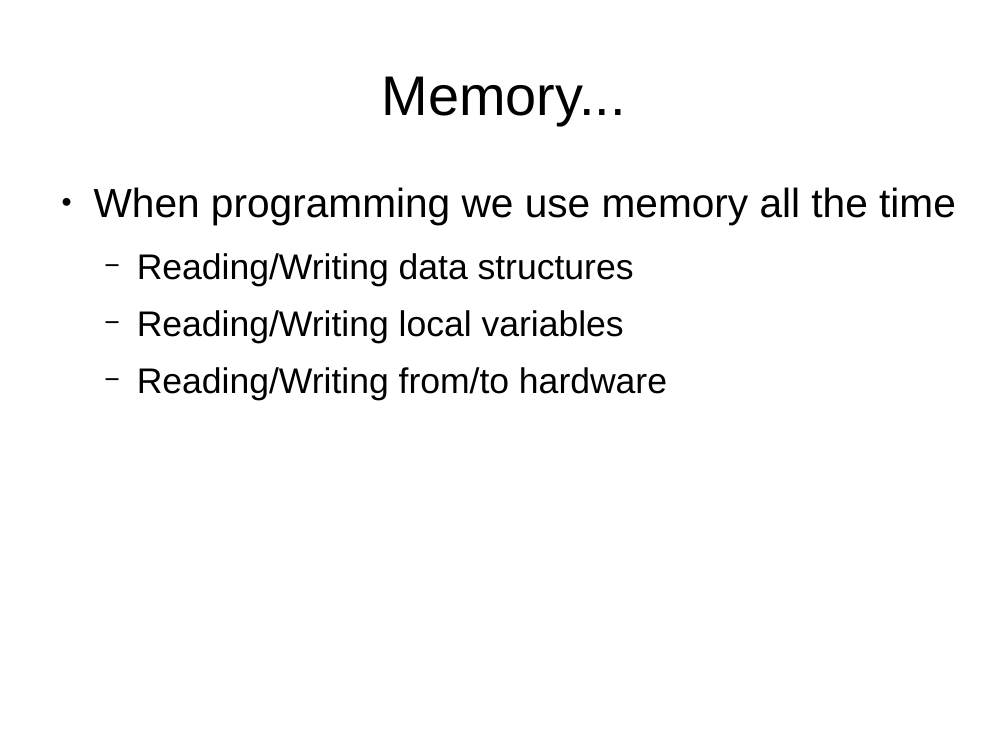
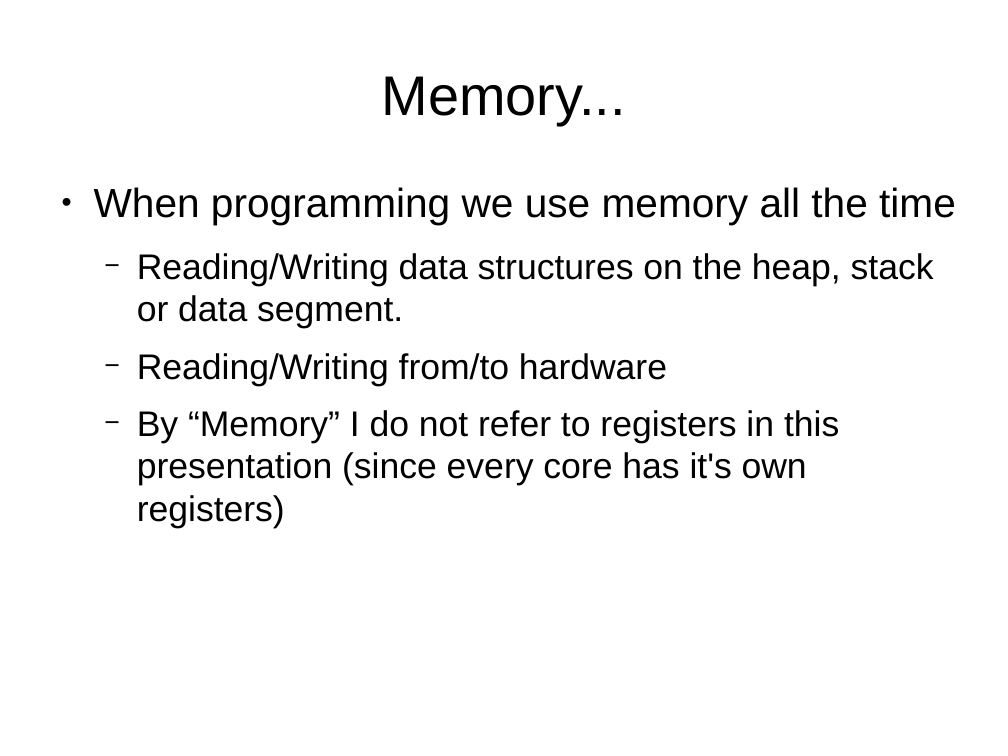
Before and after one commit to veltzer/demos-linux, a slide deck: slide 2 of doc/odp/volatile.odp. Drawn at 1008x756 pixels with LibreOffice and Linux fonts; fonts in the diff are those of the drawing. Boxes give left, top, right and bottom in pixels: in the first picture for what was removed or moved away, otherwise in the second. Text is boxed around its words. In the diff, an @@ line names an element or a change of style, - is before the commit and + after.

```diff
--- a/doc/odp/volatile.odp
+++ b/doc/odp/volatile.odp
@@ text at [137,253,934,329]: text changed @@
-  − Reading/Writing data structures
-  − Reading/Writing local variables
+  − Reading/Writing data structures on the heap, stack or data segment.
@@ text at [137,410,839,528]: paragraph added @@
+  − By “Memory” I do not refer to registers in this presentation (since every core has it's own registers)
```
Also in this commit, not shown: 3 other slides changed, 1 slide added.
